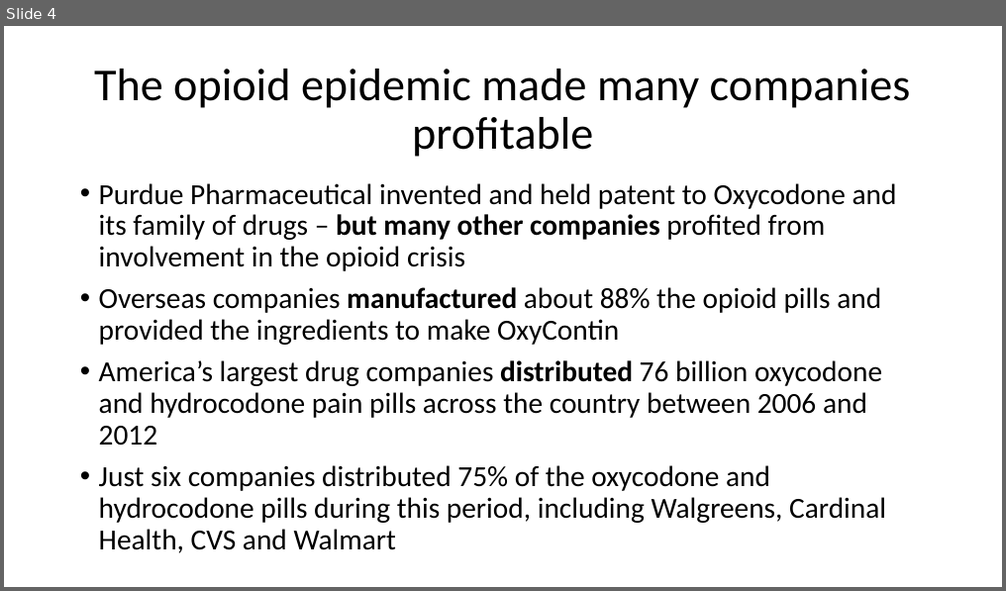
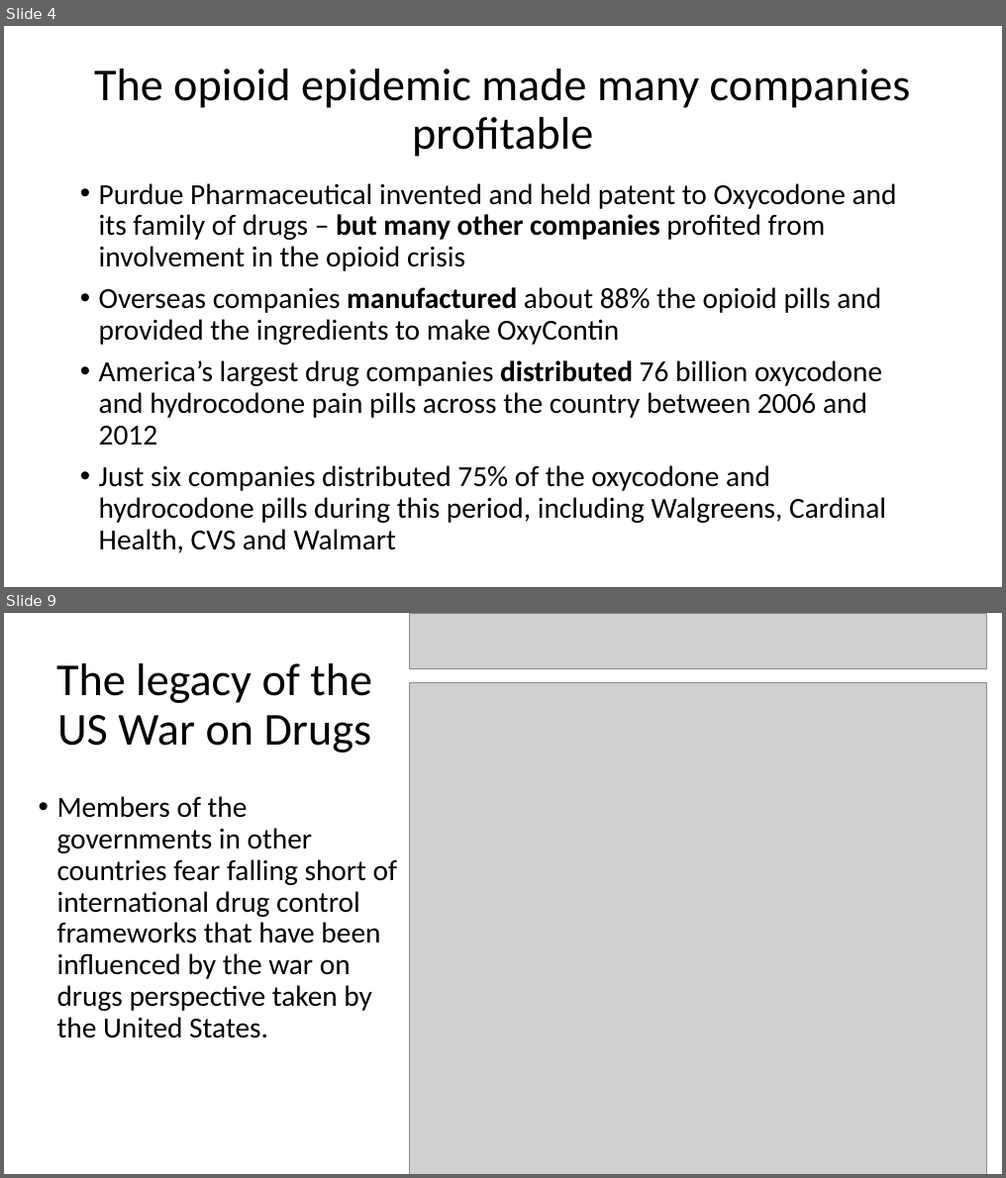
Before and after one commit to tstallins/tstallins.github.io, a slide deck: courses/261/opioidsonline.pptx. Shown one above the other, each under a label of ours: slide 4 before the commit, slides 4 and 9 after it; the slides between them are not shown. The pictures are 1006x591 and 1006x1178 pixels, drawn with LibreOffice and Linux fonts; fonts in the diff are those of the drawing; grey boxes stand for pictures. Boxes give left, top, right and bottom in pixels: in the first picture for what was removed or moved away, otherwise in the second. Text is boxed around its words. In the diff, an @@ line names an element or a change of style, - is before the commit and + after.

```diff
--- a/courses/261/opioidsonline.pptx
+++ b/courses/261/opioidsonline.pptx
@@ slide 9 added at (x1=4, y1=613, x2=1002, y2=1174), background #FFFFFF @@
@@ picture added at (x1=410, y1=613, x2=987, y2=669) @@
@@ title added at (x1=56, y1=663, x2=372, y2=753), 44 pt, text #000000 @@
+The legacy of the US War on Drugs
@@ picture added at (x1=410, y1=682, x2=987, y2=1174) @@
@@ text added at (x1=57, y1=796, x2=397, y2=1039), 28 pt, text #000000 @@
+• Members of the governments in other countries fear falling short of international drug control frameworks that have been influenced by the war on drugs perspective taken by the United States.
```
Also in this commit, not shown: 11 other slides added, 1 other file.
